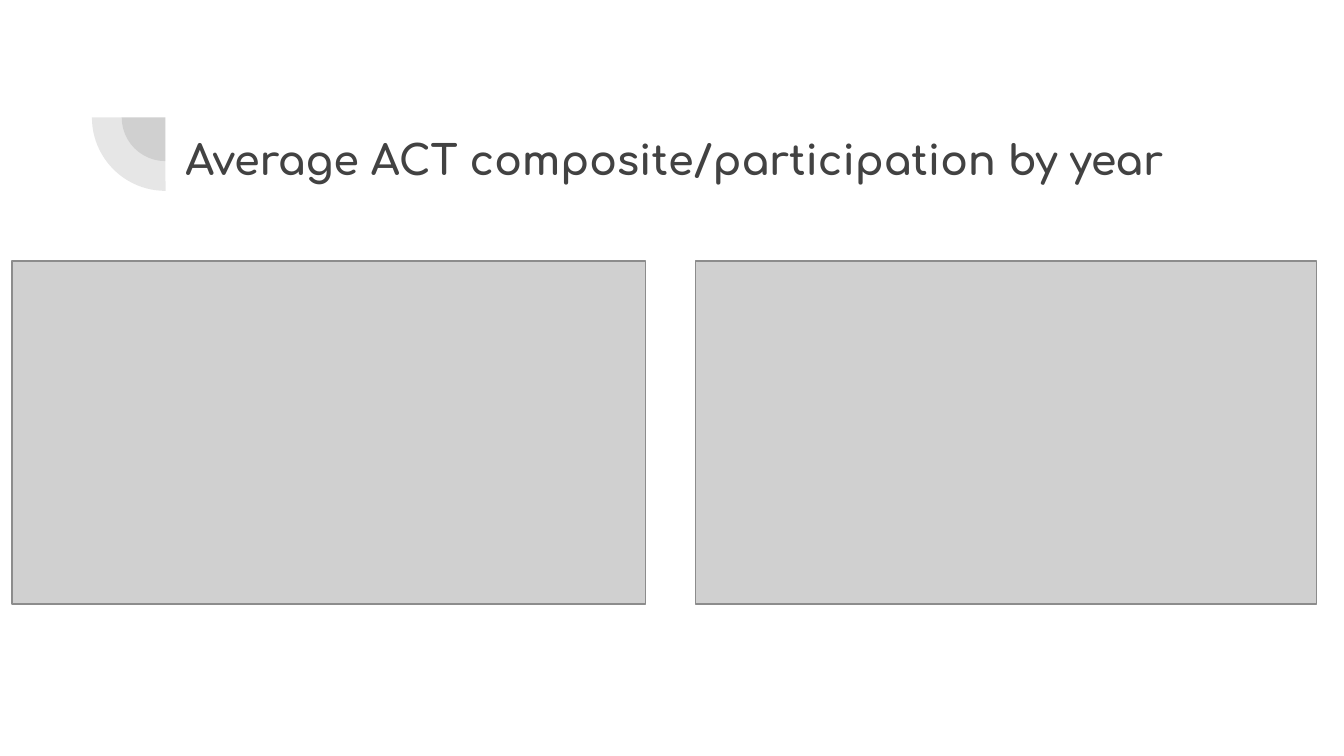
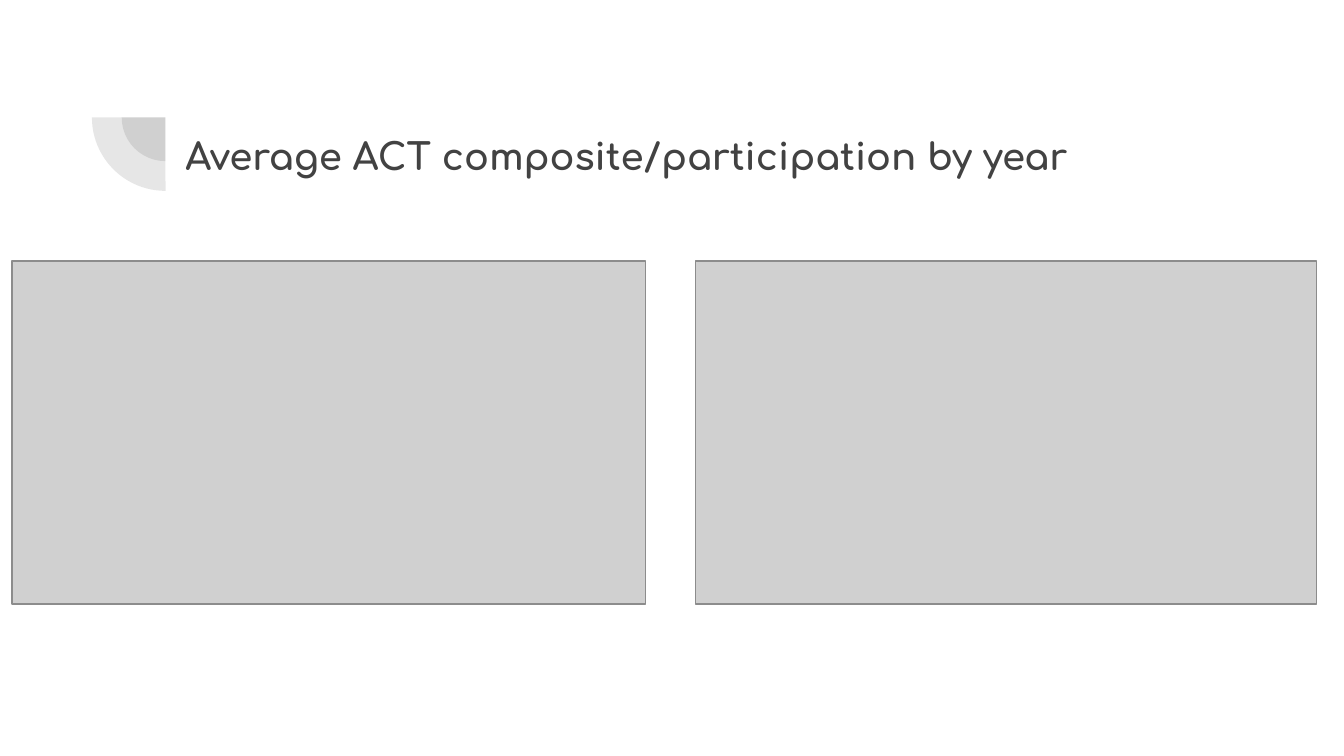
Before and after one commit to keljinda/ACT_analyst, a slide deck: slide 3 of presentation/ACT Analysis (2017-2019).pptx. Drawn at 1344x756 pixels with LibreOffice and Linux fonts; fonts in the diff are those of the drawing; grey boxes stand for pictures. Boxes give left, top, right and bottom in pixels: in the first picture for what was removed or moved away, otherwise in the second. Text is boxed around its words. In the diff, an @@ line names an element or a change of style, - is before the commit and + after.

```diff
--- a/presentation/ACT Analysis (2017-2019).pptx
+++ b/presentation/ACT Analysis (2017-2019).pptx
@@ title "Average ACT composite/participation by year" at box(185, 140, 1067, 179): size 22 to 19.8 pt @@
```
Also in this commit, not shown: 4 other slides changed, 1 slide added, 1 slide removed, 3 other files.
